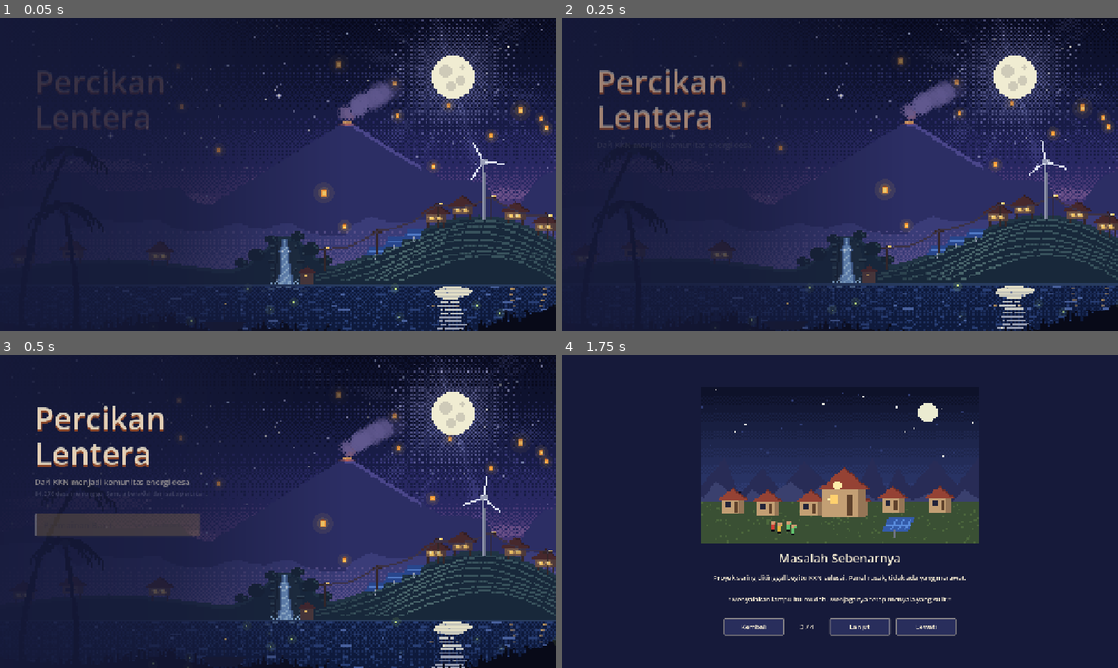
Above: before the commit, frames 1-4 (two rows, left to right).
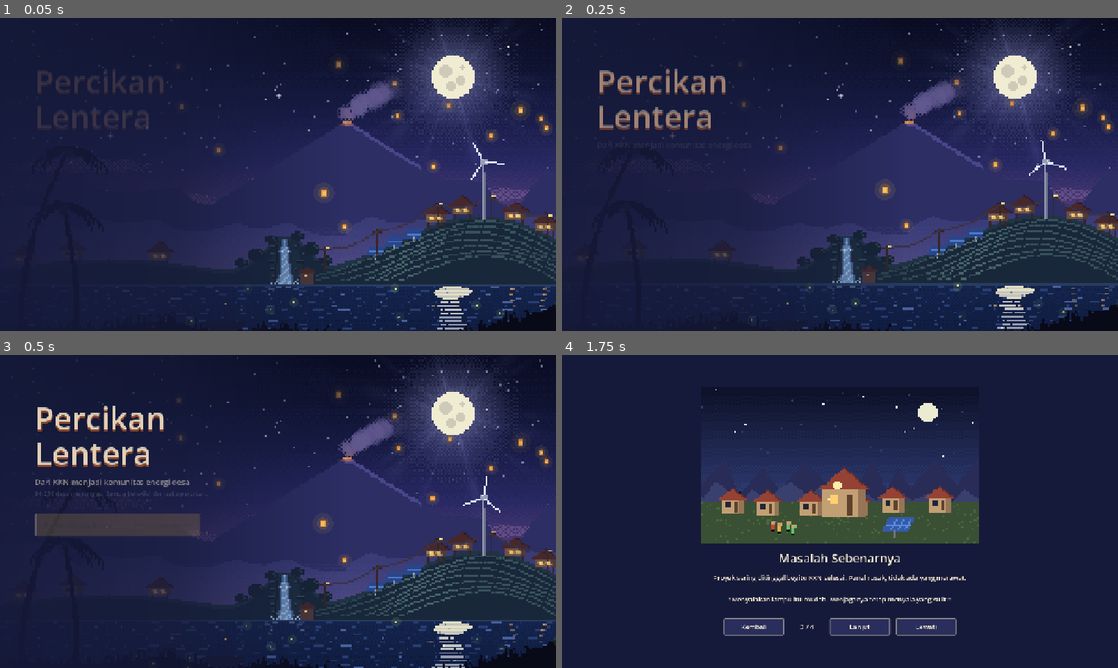
Above: after the commit, the same moments.

Repository: RizqieSufiawan/percikan-lentera
Game: Godot game, scene res://scenes/title.tscn
Same seed, same stepped clock (60 frames per second), same inputs: the game is played once before the commit and once after it. Sound files missing from this copy of the repository are replaced by a short silence.
Inputs (mouse positions are in pixels of both pictures, inside the frame that each line leads up to):
- Up to frame 1 (0.05 s): no input
- Up to frame 2 (0.25 s): no input
- Up to frame 3 (0.5 s): no input
- Up to frame 4 (1.75 s): tap Enter at 0.5 s; move the mouse to (962, 495) at 0.52 s; hold Right 0.53-1.28 s; tap Delete at 0.6 s; click (962, 495) at 0.67 s; tap Space at 0.77, 1.07, 1.52 s; move the mouse to (728, 527) at 1.27 s; hold Left from 1.28 s (still down); tap 1 at 1.35 s

The runs differ from the first frame. In frame 1, 2.3% of the frame differs, in the area x 48-100%, y 0-69%; in frame 2, 2.3%; in frame 3, 2.4%; in frame 4, nothing differs.

Commit message:
smoothing

Diff:
--- a/shaders/moon_rays.gdshader
+++ b/shaders/moon_rays.gdshader
@@ -31,14 +31,14 @@
 			+ pow(max(0.0, sin(ang * 10.0 - TIME * 0.008 + 1.3)), 9.0) * 0.45;
 		// Gelombang terang bergerak keluar (r - waktu): cahaya terasa memancar dari bulan.
 		float wave = 0.35 + 0.65 * pow(0.5 + 0.5 * sin(r * 0.2 - TIME * 1.1), 2.0);
-		rays *= smoothstep(moon_r, moon_r + 5.0, r) * exp(-(r - moon_r) / 34.0) * wave;
+		rays *= smoothstep(moon_r, moon_r + 5.0, r) * exp(-(r - moon_r) / 28.0) * wave;
 		float halo = exp(-(r - moon_r) / 8.0) * (0.8 + 0.2 * sin(r * 0.35 - TIME * 1.1));
-		float v = clamp(rays * 0.75 + halo * 0.7, 0.0, 1.0) * 3.0;
-		// Kuantisasi 3 tingkat + dithering di antaranya.
+		float v = clamp(rays * 0.75 + halo * 0.7, 0.0, 1.0) * 16.0;
+		// Kuantisasi 16 tingkat + dithering di antaranya: tetap per piksel seni, tapi halus.
 		float lvl = floor(v);
 		if (v - lvl > bayer(g)) {
 			lvl += 1.0;
 		}
-		COLOR = vec4(tint * strength * (lvl / 3.0), 1.0);
+		COLOR = vec4(tint * strength * (lvl / 16.0), 1.0);
 	}
 }
Binary file changed: assets/ui/title_background.png
Binary file changed: assets/ui/title_far.png
Binary file changed: assets/ui/title_mid.png
Binary file changed: assets/ui/title_sky.png
